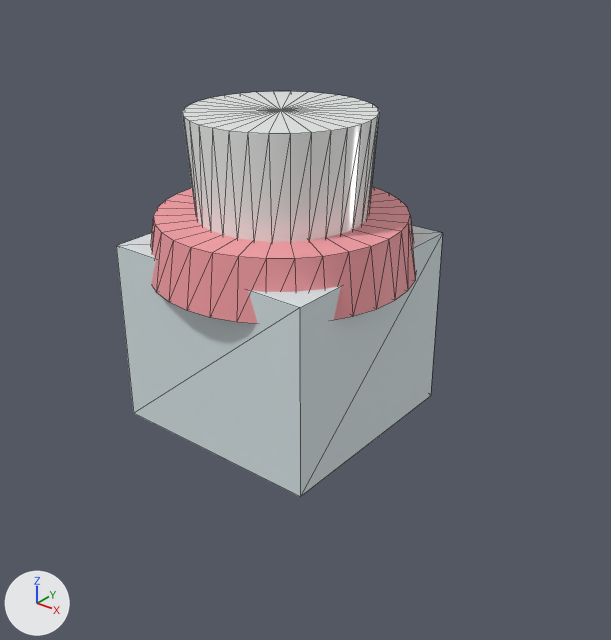
The glTF model apps/web/public/models/dental-crowns-prosthodontics.glb, before and after one commit.
Camera for both pictures: a 50 mm camera at (5.36, -6.32, 2.88) aimed at (0.25, 0.06, -1.08). The axes (+X, +Y, +Z) are drawn at lower left. The lights are the same throughout. The picture after the commit comes second. Mesh edges are drawn as thin lines. Where no turn or scale is listed for an object, it has been applied to the vertices. Vertices at exactly the same position are counted once.

The first picture shows 'Mesh_Bone_Socket', 'Mesh_Ceramic_Crown', 'Mesh_Gingival_Margin'.
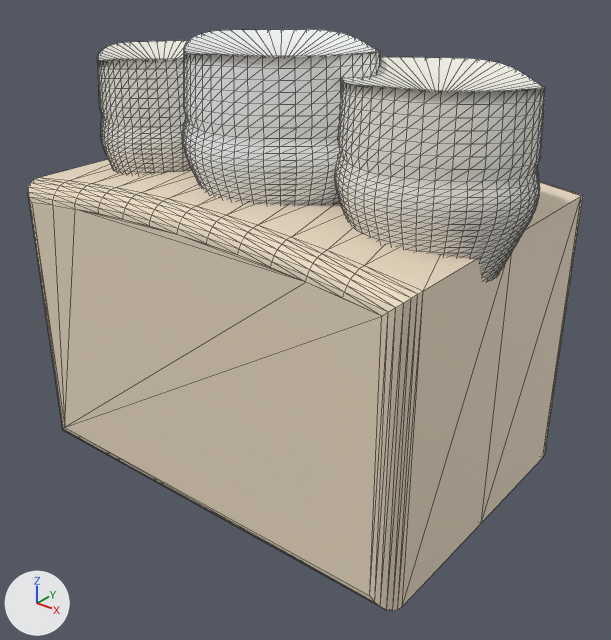
What changed in the scene script:
```text
Add mat_mat_context_enamel:
    mat_mat_context_enamel = principled_material('Mat_Context_Enamel')
    mat_mat_context_enamel.base_color = (0.913, 0.896, 0.823)  # white #f5f3ea
    mat_mat_context_enamel.metallic = 0.04
    mat_mat_context_enamel.roughness = 0.22
Add mat_mat_alveolar_cortical_bone:
    mat_mat_alveolar_cortical_bone = principled_material('Mat_Alveolar_Cortical_Bone')
    mat_mat_alveolar_cortical_bone.base_color = (0.839, 0.716, 0.552)  # beige #ecdcc4
    mat_mat_alveolar_cortical_bone.metallic = 0.05
    mat_mat_alveolar_cortical_bone.roughness = 0.65
Change me_mesh_4:
    used by ob_mesh_ceramic_crown; location = (0.0, 0.0, 0.6)
    remove me_mesh_4.from_pydata(...)  # 68 vertices, 128 faces; spans x -0.95..0.95, y -0.95..0.95, z -0.52..0.52
    add me_mesh_4.from_pydata(...)  # 1226 vertices, 2352 faces; spans x -1.1..1.1, y -0.98..0.98, z 0.0..1.69
    me_mesh_4 part 1: 68 vertices removed from x -0.95..0.95, y -0.95..0.95, z -0.52..0.52; 1226 vertices added at x -1.1..1.1, y -0.98..0.98, z 0.0..1.69
Add me_mesh_4_1:
    me_mesh_4_1.from_pydata(...)  # 1226 vertices, 2352 faces; spans x -0.98..0.98, y -0.87..0.87, z 0.0..1.66
    me_mesh_4_1.materials.append(mat_mat_context_enamel)  # white #f5f3ea
Add me_mesh_3_1:
    me_mesh_3_1.from_pydata(...)  # 1226 vertices, 2352 faces; spans x -0.75..0.75, y -0.75..0.75, z 0.0..1.56
    me_mesh_3_1.materials.append(mat_mat_context_enamel)  # white #f5f3ea
Add me_mesh_0_1:
    me_mesh_0_1.from_pydata(...)  # 225 vertices, 446 faces; spans x -2.4..2.4, y -1.75..1.75, z -1.66..1.66
    me_mesh_0_1.materials.append(mat_mat_alveolar_cortical_bone)  # beige #ecdcc4
Remove ob_mesh_bone_socket:
    ob_mesh_bone_socket = bpy.data.objects.new('Mesh_Bone_Socket', me_mesh_0)
    ob_mesh_bone_socket.location = (0.0, 0.0, -1.2)
Remove ob_mesh_gingival_margin:
    ob_mesh_gingival_margin = bpy.data.objects.new('Mesh_Gingival_Margin', me_mesh_1)
    ob_mesh_gingival_margin.location = (0.0, 0.0, -0.2)
Change ob_mesh_ceramic_crown:
    ob_mesh_ceramic_crown.location: (0.0, 0.0, 0.6) -> (0.0, 0.0, 0.08)
Add ob_mesh_adjacent_second_molar:
    ob_mesh_adjacent_second_molar = bpy.data.objects.new('Mesh_Adjacent_Second_Molar', me_mesh_4_1)
    ob_mesh_adjacent_second_molar.location = (1.7, 0.05, 0.0)
Add ob_mesh_adjacent_premolar:
    ob_mesh_adjacent_premolar = bpy.data.objects.new('Mesh_Adjacent_Premolar', me_mesh_3_1)
    ob_mesh_adjacent_premolar.location = (-1.6, -0.05, 0.0)
Add ob_mesh_alveolar_housing:
    ob_mesh_alveolar_housing = bpy.data.objects.new('Mesh_Alveolar_Housing', me_mesh_0_1)
    ob_mesh_alveolar_housing.location = (0.0, 0.3, -1.2)
```

Where the change shows, as pixel boxes [x1, y1, x2, y2] in the pictures (611 x 640 px):
'Mesh_Alveolar_Housing', added
    after: [28, 160, 583, 611]
'Mesh_Bone_Socket', deleted
    before: [116, 225, 443, 497]
'Mesh_Ceramic_Crown', reshaped, moved
    before: [182, 91, 379, 242]
    after: [183, 29, 381, 204]
'Mesh_Adjacent_Second_Molar', added
    after: [335, 57, 545, 281]
'Mesh_Gingival_Margin', deleted (pink)
    before: [151, 187, 416, 324]
'Mesh_Adjacent_Premolar', added
    after: [97, 40, 191, 174]
